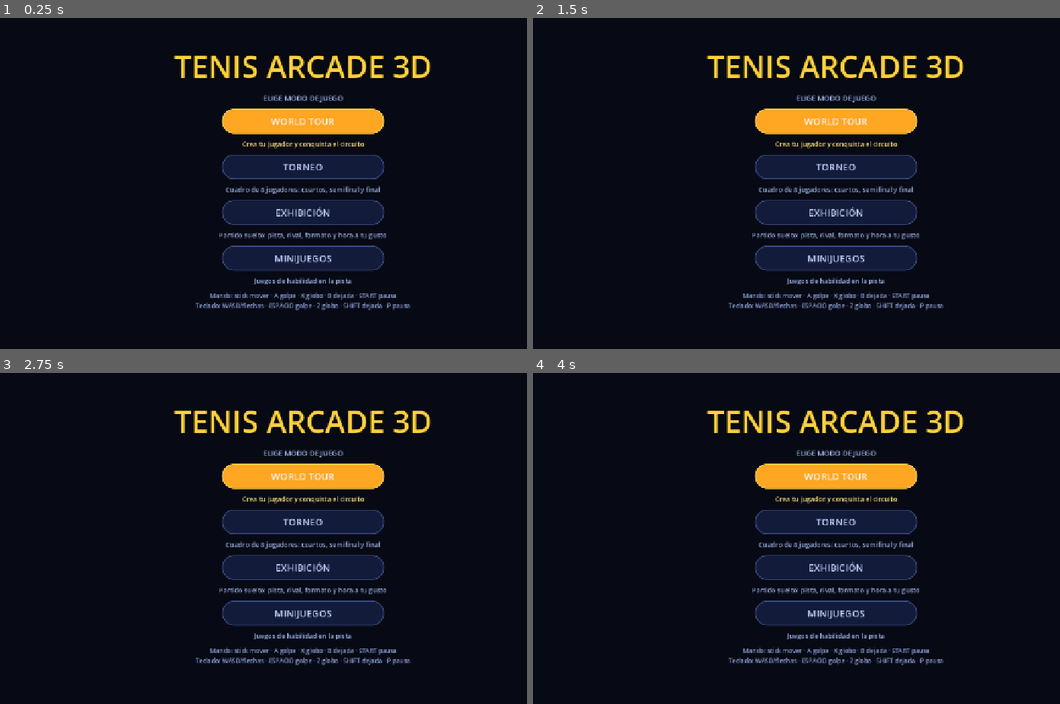
Above: before the commit, frames 1-4 (two rows, left to right).
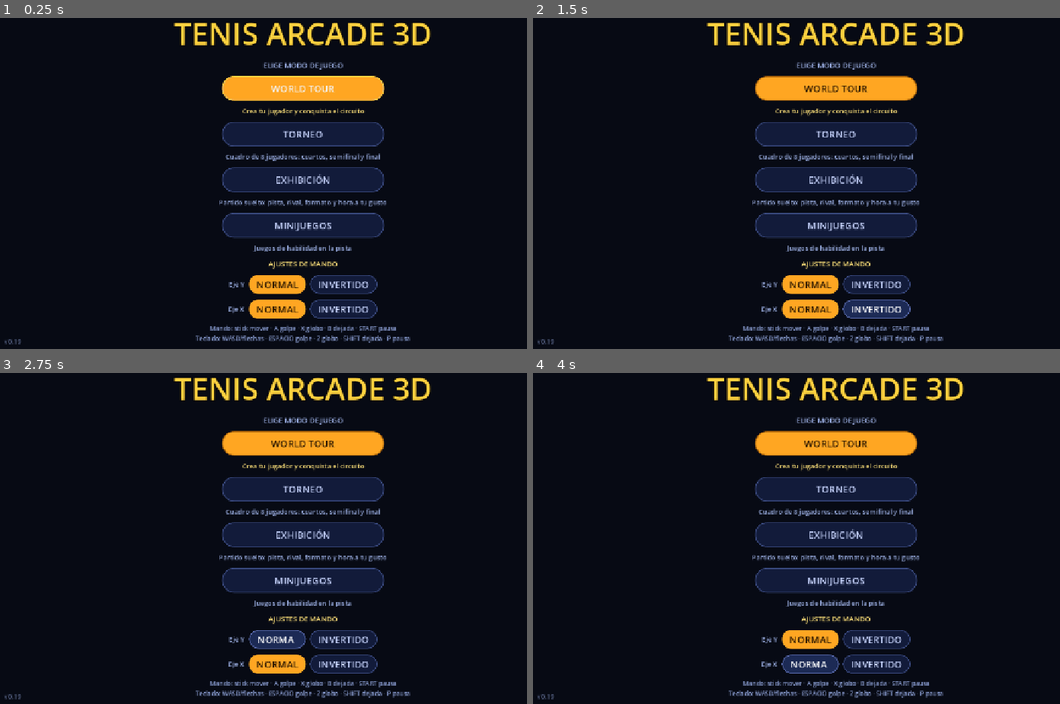
Above: after the commit, the same moments.

Repository: JoseBenitezAlba/tenis-arcade-3d
Game: Godot game, scene res://scenes/main.tscn
The game is run twice, just before and just after one commit, with the same random seed, the same clock (stepped at 60 frames per second) and the same inputs.
Inputs (mouse positions are in pixels of both pictures, inside the frame that each line leads up to):
- Up to frame 1 (0.25 s): no input
- Up to frame 2 (1.5 s): click (875, 282) at 0.5 s, where only the run after the commit has a clickable "INVERTIDO"; click (875, 309) at 1.25 s, where only the run after the commit has a clickable "INVERTIDO"
- Up to frame 3 (2.75 s): click (279, 637) at 2 s, where only the run after the commit has a clickable "NORMAL"
- Up to frame 4 (4 s): click (812, 637) at 2.75 s, where only the run after the commit has a clickable "NORMAL"; click (812, 664) at 3.5 s, where only the run after the commit has a clickable "NORMAL"

The runs differ from the first frame. In frame 1, 20% of the frame differs, in the area x 0-82%, y 1-99%; in frame 2, 20%; in frame 3, 20%; in frame 4, 20%.

Commit message:
Add pad inversion signals and update UI elements

Diff:
--- a/scripts/menus.gd
+++ b/scripts/menus.gd
@@ -1,5 +1,7 @@
 class_name GameMenus
 extends Control
+
+const VERSION := "v0.19"
 
 signal quick_match(surface: String, diff: int, sets: int, day: bool)
 signal play_career_match
@@ -9,6 +11,7 @@
 signal rematch
 signal back_to_menu
 signal career_deleted
+signal pad_invert(axis_x: bool, inverted: bool)
 
 const DIFFS := ["FÁCIL", "NORMAL", "DIFÍCIL"]
 var surface := "clay"
@@ -20,6 +23,8 @@
 var career_msg := ""
 var career_msg_ok := true
 var training_from := "career"
+var pad_inv_x := false
+var pad_inv_y := false
 var root_box: VBoxContainer
 var sfx: SoundKit
 var focus_first: Control
@@ -43,6 +48,17 @@
     root_box.alignment = BoxContainer.ALIGNMENT_CENTER
     root_box.add_theme_constant_override("separation", 12)
     center.add_child(root_box)
+    var vl := Label.new()
+    vl.text = VERSION
+    vl.add_theme_font_size_override("font_size", 14)
+    vl.add_theme_color_override("font_color", Color(0.62, 0.7, 0.92, 0.5))
+    vl.set_anchors_and_offsets_preset(Control.PRESET_BOTTOM_LEFT)
+    vl.offset_left = 12
+    vl.offset_top = -26
+    vl.offset_right = 90
+    vl.offset_bottom = -6
+    vl.horizontal_alignment = HORIZONTAL_ALIGNMENT_LEFT
+    add_child(vl)
 
 func _btn(txt: String, gold := false, green := false) -> Button:
     var b := Button.new()
@@ -179,6 +195,11 @@
     cg.pressed.connect(func(): sfx.play("click"); show_games())
     root_box.add_child(_row([cg]))
     root_box.add_child(_sub("Juegos de habilidad en la pista", 14))
+    root_box.add_child(_sub("AJUSTES DE MANDO", 15, Color("#ffe27a")))
+    root_box.add_child(_row([_sub("Eje Y", 14), _opt_group(["NORMAL", "INVERTIDO"], 1 if pad_inv_y else 0, func(i):
+        pad_invert.emit(false, i == 1))]))
+    root_box.add_child(_row([_sub("Eje X", 14), _opt_group(["NORMAL", "INVERTIDO"], 1 if pad_inv_x else 0, func(i):
+        pad_invert.emit(true, i == 1))]))
     root_box.add_child(_sub("Mando: stick mover · A golpe · X globo · B dejada · START pausa\nTeclado: WASD/flechas · ESPACIO golpe · Z globo · SHIFT dejada · P pausa", 13, Color("#8ea2d8")))
     wt.grab_focus()
 
